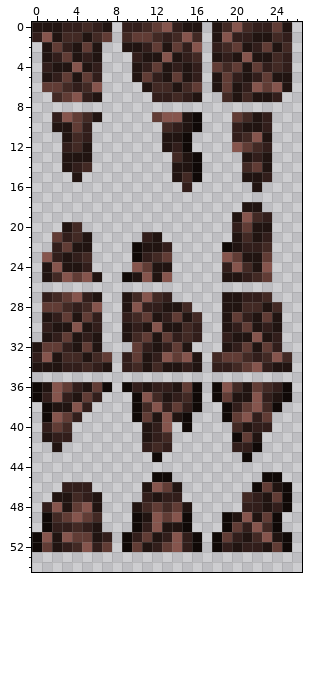
Two versions of one pixel-art sprite, Tiles/RhyoliteStalactgmites.png. The first picture shows the starting point.
The file is 54x110 pixels, drawn in blocks of 2x2; one block is one cell here.
Once edited:
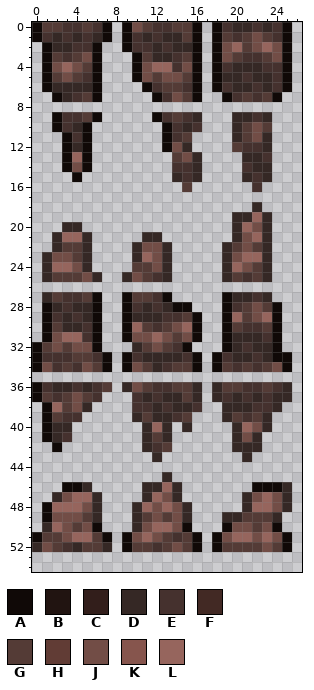
Palette (. is transparent): A #100907  B #211411  C #321e1b  D #352825  E #45312e  F #422924  G #543b36  H #613c35  J #724d46  K #86554d  L #96655d
Change:
Changed rows in their new state; - is an unchanged pixel.
first column x 0:
 0 AGGEEGEA-AJGEEGGA-AEDDEDEA
 1 AEDEDEDA-AEDEDDGA-AGEGJGEA
 2 -ADDEEA--AEEDEDDA-AJLGJLJA
 3 -AGEGJA---AGDDEGA-AJGEEGJA
 4 -AJLJGA---AJLLEJA-AEDDDEEA
 5 -AGJGEA---AJGJJGA-ADDEDDEA
 6 -ADDDDA----AEGGEA-AEDDEDEA
 7 --ADEGA-----AEJGA--AEGEGA-
 9 --AEEGA-----AEGED---DDED--
10 --AEDA-------AEDE---DGJG--
11 ---AEA-------AEG----DGJD--
12 ---ADA-------AJD----GEED--
13 ---ALA--------GJD----DDE--
14 ---AJA--------EED----EDD--
15 ----A---------DED----DED--
16 ---------------G------E---
18 ---------------------.D---
19 --------------------DDLD--
20 ---DD---------------DLJD--
21 --DLLD-----DD-------DJLD--
22 --DGGD----DJJD-----DGJGD--
23 -DJJGD----DLJD-----DJLLD--
24 -DLLJD----GGJD-----DLJGD--
25 -DGGGJD--DJGED-----DGEGD--
27 -DGEEGA--AGGEA-----ADDED--
28 -ADEDDA--AEDEDAA---AEGJGA-
29 -AEDEDA--ADDDEEGA--ALGJLA-
30 -AGDDEA--ALGEGJLA--AGEEGA-
31 -AJLLEA--AJJLJGJA--ADDDEA-
32 AGJGJJA---DGJGEA---ADEDDA-
33 AEEEGGEA-AEDDDDEA-AEDDEDAA
34 AJEGEJGA-AJGDEGGA-AGEGEGJA
36 -EDDEDEG-DJGEEGGD-DGGEEGED
37 -GEGJGE---EDEDDGD-DEDEDEDD
38 --LGJD----EEDEDDE--DDDEED-
39 --GEE-----DGDDEG---DGEGD--
40 -ADD-------DLD-D----DLJD--
41 -ADE-------DGD------DJD---
42 --A--------DEG------DDD---
43 ------------D--------D----
45 ------------.D---------..-
46 ---AAD-----DDLD--------AAD
47 --DJLLD----DLJD------DJLJD
48 -ALLLJD---DLJLJD-----DLLJD
49 --JJJGD---DGJGJD---DDGGGD-
50 -DLJGJA---DJLLJ-----JJGJ--
51 -GGJLLGA--JLJGEG---JLLJLJ-
52 DJGEDGGD--GGEGJG---GGGGJG-
Where, in picture pixels (left, top, right, bottom), the same in both pictures:
changed: (32, 22, 292, 552)
